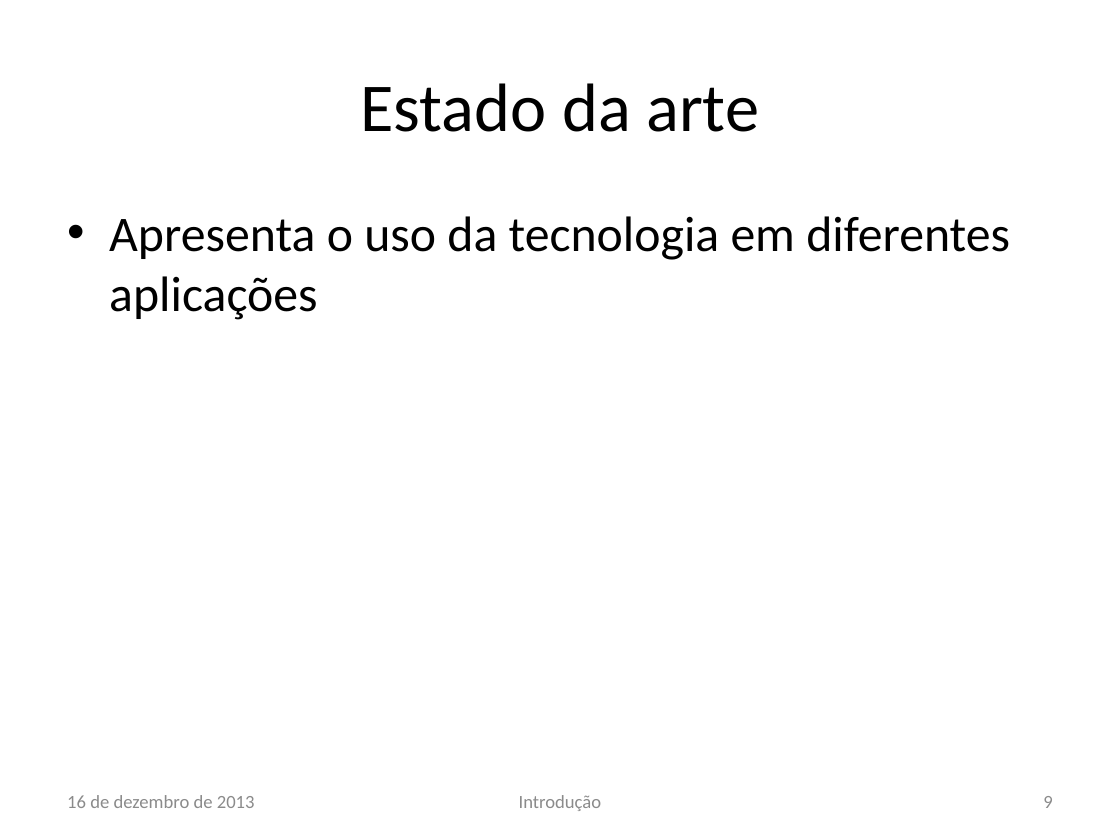
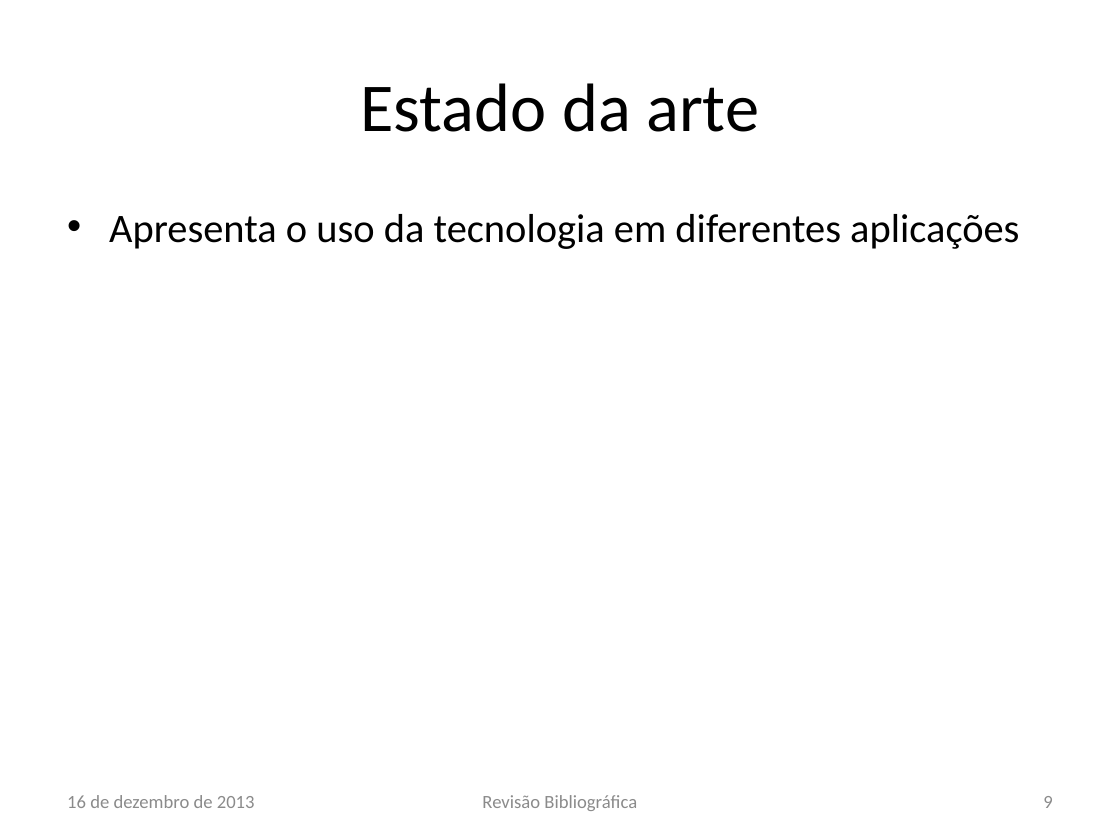
Before and after one commit to lsoliveira459/tg2, a slide deck: slide 9 of Apresentação/Estudo e Implementação de Reconfiguração Dinâmica.pptx. Drawn at 1120x840 pixels with LibreOffice and Linux fonts; fonts in the diff are those of the drawing; background and template pictures are left out. Boxes give left, top, right and bottom in pixels: in the first picture for what was removed or moved away, otherwise in the second. Text is boxed around its words. In the diff, an @@ line names an element or a change of style, - is before the commit and + after.

```diff
--- a/Apresentação/Estudo e Implementação de Reconfiguração Dinâmica.pptx
+++ b/Apresentação/Estudo e Implementação de Reconfiguração Dinâmica.pptx
@@ text "Apresenta o uso da tecnologia ..." at bbox=[109, 214, 1019, 249]: size 32 to 26 pt; less space between paragraphs @@
@@ text at bbox=[482, 795, 637, 811]: text changed @@
-Introdução
+Revisão Bibliográfica
```
Also in this commit, not shown: 1 other slide changed, 2 slides added, 2 other files.
